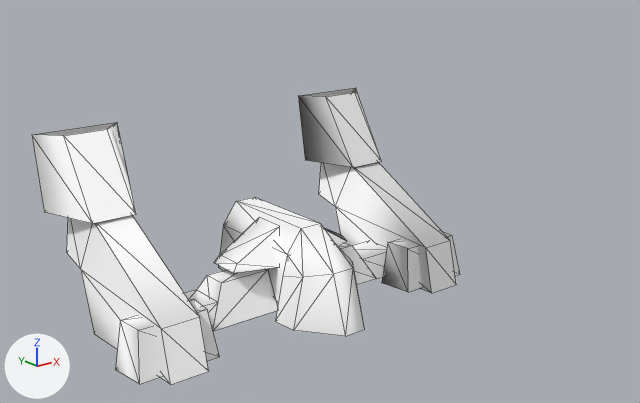
An edit to the OBJ model Assets/Art/Nova1492/GXConverted/Models/UnitParts/ArmWeapons/datan_common_s_arm54_onoo_9d8e9730.obj, drawn before and after from the same camera.
Both versions are drawn from a camera (50 mm lens) standing at (-1.668, -2.263, 1.22) and looking at (0.027, -0.144, 0.372). Arrows for +X, +Y and +Z are at lower left; the lights stay in place. The first picture is the older version. Mesh edges are drawn as thin lines. Where no turn or scale is listed for an object, it has been applied to the vertices.

Script lines for the objects in view, before the commit:
```python
me_datan_common_s_arm54_onoo_9d8e9730 = bpy.data.meshes.new('datan_common_s_arm54_onoo_9d8e9730')
me_datan_common_s_arm54_onoo_9d8e9730.from_pydata(...)  # 136 vertices, 171 faces; spans x -0.676..0.675, y -0.355..0.43, z -0.032..0.589
me_datan_common_s_arm54_onoo_9d8e9730.materials.append(mat_datan_common_s_arm54_onoo_9d8e9730)  # its picture is missing
ob_datan_common_s_arm54_onoo_9d8e9730 = bpy.data.objects.new('datan_common_s_arm54_onoo_9d8e9730', me_datan_common_s_arm54_onoo_9d8e9730)
ob_datan_common_s_arm54_onoo_9d8e9730.location = (0.0, 0.0, 0.0)
```
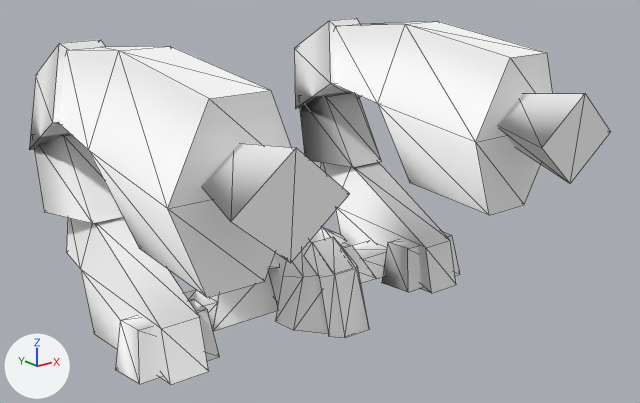
Boxes [x1, y1, x2, y2] around the edits, measured in the pictures (640 x 403 px):
```json
{"object": "datan_common_s_arm54_onoo_9d8e9730_mesh01", "change": "added", "after": [29, 40, 350, 298]}
{"object": "datan_common_s_arm54_onoo_9d8e9730_mesh03", "change": "added", "after": [294, 18, 611, 215]}
{"object": "datan_common_s_arm54_onoo_9d8e9730_mesh07", "change": "added", "after": [304, 237, 369, 338]}
```

Scene script edits in JSON lines:
```json
{"op": "add", "block": "me_datan_common_s_arm54_onoo_9d8e9730_mesh07", "code": ["me_datan_common_s_arm54_onoo_9d8e9730_mesh07 = bpy.data.meshes.new('datan_common_s_arm54_onoo_9d8e9730_mesh07')", "me_datan_common_s_arm54_onoo_9d8e9730_mesh07.from_pydata(...)  # 12 vertices, 12 faces; spans x -0.081..0.081, y -0.363..-0.191, z 0.0..0.263", "me_datan_common_s_arm54_onoo_9d8e9730_mesh07.materials.append(mat_datan_common_s_arm54_onoo_9d8e9730)  # its picture is missing"]}
{"op": "add", "block": "me_datan_common_s_arm54_onoo_9d8e9730_mesh03", "code": ["me_datan_common_s_arm54_onoo_9d8e9730_mesh03 = bpy.data.meshes.new('datan_common_s_arm54_onoo_9d8e9730_mesh03')", "me_datan_common_s_arm54_onoo_9d8e9730_mesh03.from_pydata(...)  # 32 vertices, 44 faces; spans x 0.329..0.723, y -0.751..0.555, z 0.332..0.898", "me_datan_common_s_arm54_onoo_9d8e9730_mesh03.materials.append(mat_datan_common_s_arm54_onoo_9d8e9730)  # its picture is missing"]}
{"op": "add", "block": "me_datan_common_s_arm54_onoo_9d8e9730_mesh01", "code": ["me_datan_common_s_arm54_onoo_9d8e9730_mesh01 = bpy.data.meshes.new('datan_common_s_arm54_onoo_9d8e9730_mesh01')", "me_datan_common_s_arm54_onoo_9d8e9730_mesh01.from_pydata(...)  # 32 vertices, 44 faces; spans x -0.722..-0.329, y -0.751..0.555, z 0.332..0.898", "me_datan_common_s_arm54_onoo_9d8e9730_mesh01.materials.append(mat_datan_common_s_arm54_onoo_9d8e9730)  # its picture is missing"]}
{"op": "add", "block": "ob_datan_common_s_arm54_onoo_9d8e9730_mesh07", "code": ["ob_datan_common_s_arm54_onoo_9d8e9730_mesh07 = bpy.data.objects.new('datan_common_s_arm54_onoo_9d8e9730_mesh07', me_datan_common_s_arm54_onoo_9d8e9730_mesh07)", "ob_datan_common_s_arm54_onoo_9d8e9730_mesh07.location = (0.0, 0.0, 0.0)"]}
{"op": "add", "block": "ob_datan_common_s_arm54_onoo_9d8e9730_mesh03", "code": ["ob_datan_common_s_arm54_onoo_9d8e9730_mesh03 = bpy.data.objects.new('datan_common_s_arm54_onoo_9d8e9730_mesh03', me_datan_common_s_arm54_onoo_9d8e9730_mesh03)", "ob_datan_common_s_arm54_onoo_9d8e9730_mesh03.location = (0.0, 0.0, 0.0)"]}
{"op": "add", "block": "ob_datan_common_s_arm54_onoo_9d8e9730_mesh01", "code": ["ob_datan_common_s_arm54_onoo_9d8e9730_mesh01 = bpy.data.objects.new('datan_common_s_arm54_onoo_9d8e9730_mesh01', me_datan_common_s_arm54_onoo_9d8e9730_mesh01)", "ob_datan_common_s_arm54_onoo_9d8e9730_mesh01.location = (0.0, 0.0, 0.0)"]}
```
